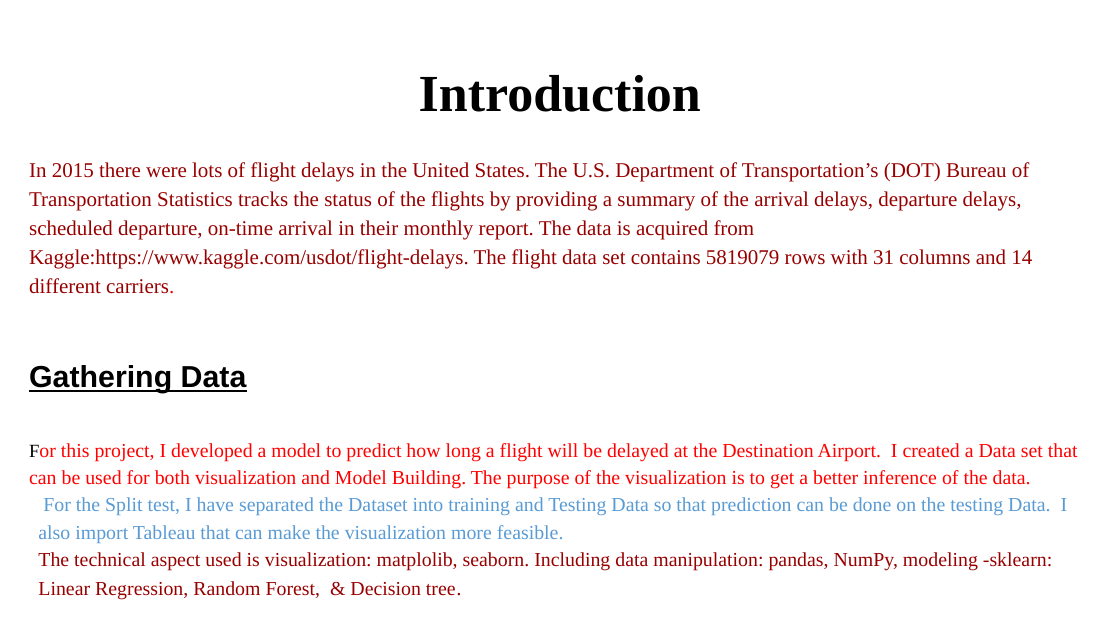
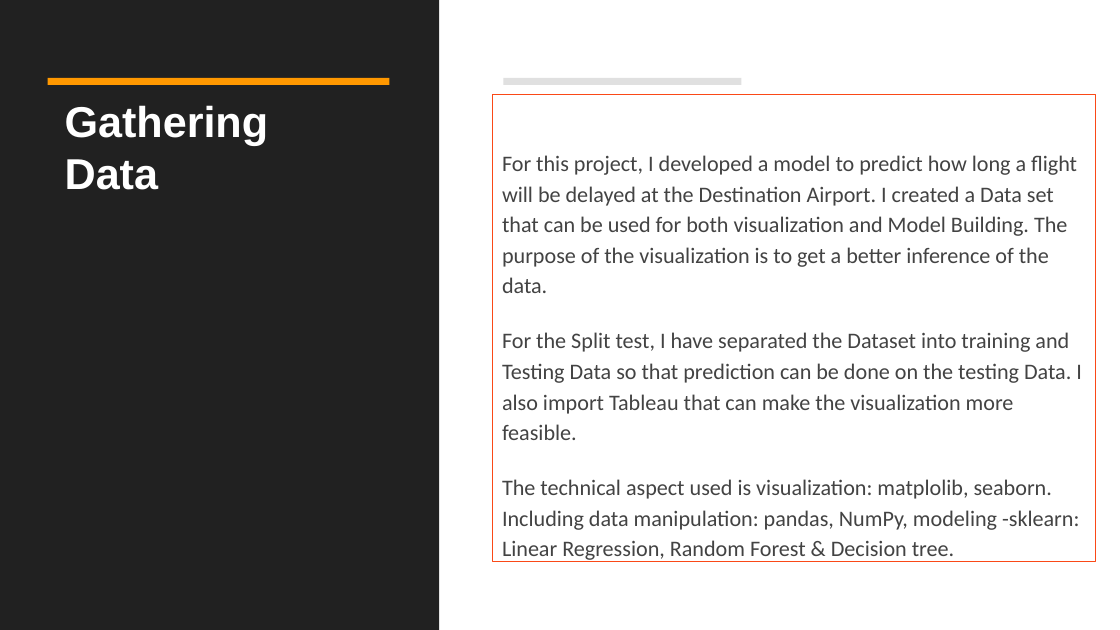
Before and after one commit to Vertulie/Data-Science-Career-Track, a slide deck: slide 3 of Capstone Project 1/Caption Project 1 ppt.pptx (slide 2 before the commit). Drawn at 1120x630 pixels with LibreOffice and Linux fonts; fonts in the diff are those of the drawing; background and template pictures are left out; a plain dark background stands for a picture behind light text. Boxes give left, top, right and bottom in pixels: in the first picture for what was removed or moved away, otherwise in the second. Text is boxed around its words. In the diff, an @@ line names an element or a change of style, - is before the commit and + after.

```diff
--- a/Capstone Project 1/Caption Project 1 ppt.pptx
+++ b/Capstone Project 1/Caption Project 1 ppt.pptx
@@ background #FFFFFF to picture (left out) @@
@@ freeform shape added at box(0, 0, 17, 630), fill #766E53 @@
@@ rectangle added at box(0, 0, 1120, 630), fill #FFFFFF @@
@@ rectangle added at box(0, 0, 439, 630), fill #212121 @@
@@ freeform shape added at box(0, 66, 146, 113), fill #A42F0F @@
@@ rectangle added at box(48, 78, 390, 85), fill #FF9800 @@
@@ title removed at box(419, 75, 701, 112) @@
-Introduction
@@ rectangle added at box(503, 78, 742, 85), fill #E0E0E0 @@
@@ title added at box(65, 105, 268, 190), 37 pt, text #FFFFFF, bold @@
+Gathering Data
@@ text "For this project, I developed ...": place and size @@
-text "For this project, I developed ..." at box(29, 162, 1078, 600)
+text "For this project, I developed ..." at box(493, 94, 1096, 561)
@@ text "For this project, I developed ..." at box(493, 94, 1096, 561): outline none to #FA4917 0.75 pt @@
@@ text at box(29, 162, 1032, 393): paragraphs removed @@
-In 2015 there were lots of flight delays in the United States. The U.S. Department of Transportation’s (DOT) Bureau of Transportation Statistics tracks the status of the flights by providing a summary of the arrival delays, departure delays, scheduled departure, on-time arrival in their monthly report. The data is acquired from Kaggle:https://www.kaggle.com/usdot/flight-delays. The flight data set contains 5819079 rows with 31 columns and 14 different carriers.
-Gathering Data
@@ text at box(502, 155, 1082, 440): size 16 to 19 pt, text colour #000000 to #434343 in "For"; size 17 to 19 pt, font Times New Roman to Calibri in "For this project, I developed a model ...", "For the Split test, I have separated ..."; text colour #FF0000 to #434343 in "For this project, I developed a model ..."; text colour #599BD5 to #434343 in "For the Split test, I have separated ..."; indent changed; more space between paragraphs @@
@@ text at box(502, 479, 1079, 562): text changed; size 17 to 19 pt; font Times New Roman to Calibri; text colour #980000 to #434343 @@
-The technical aspect used is visualization: matplolib, seaborn. Including data manipulation: pandas, NumPy, modeling -sklearn: Linear Regression, Random Forest, & Decision tree.
+The technical aspect used is visualization: matplolib, seaborn. Including data manipulation: pandas, NumPy, modeling -sklearn: Linear Regression, Random Forest & Decision tree.
```
Also in this commit, not shown: 2 other slides changed, 25 slides added, 22 slides removed, 5 other files.
